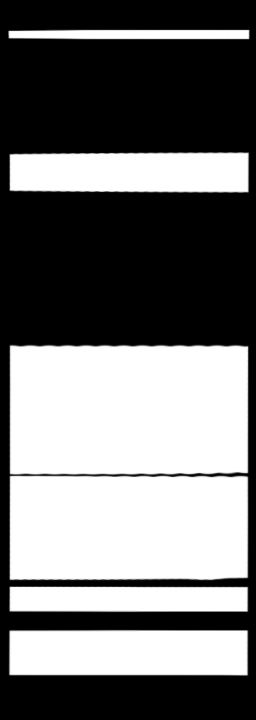
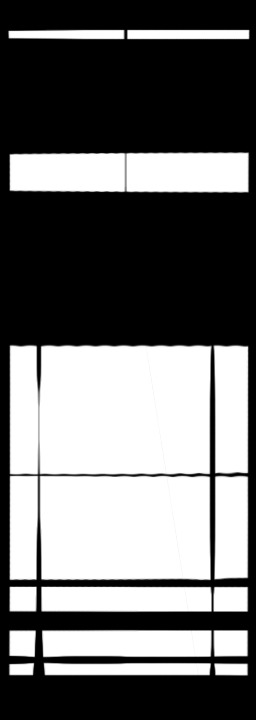
Comparing the layer stacks of the two 256px x 720px images. Changes:
added layer "Layer 4" above "Layer 1" over [8, 29, 249, 676]
